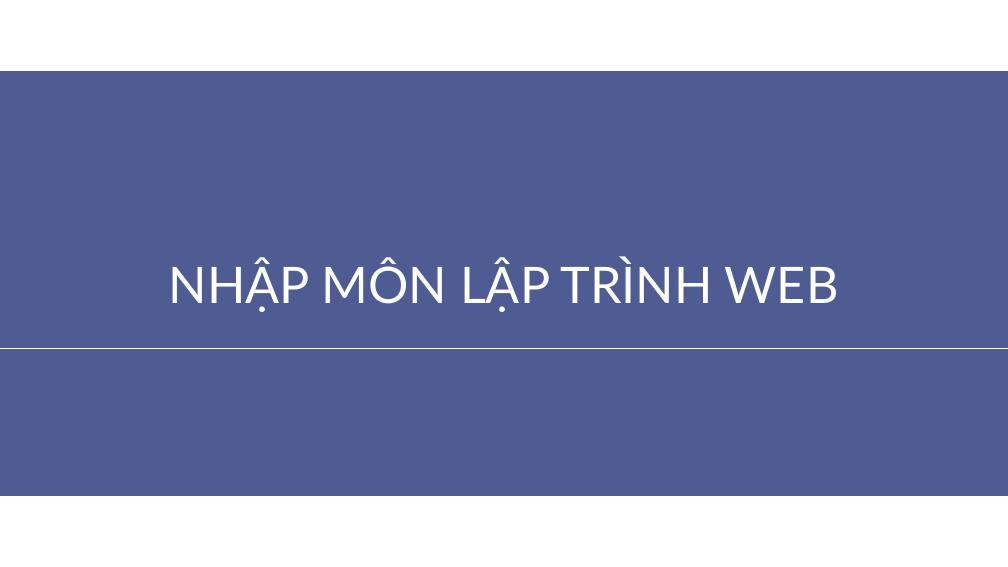
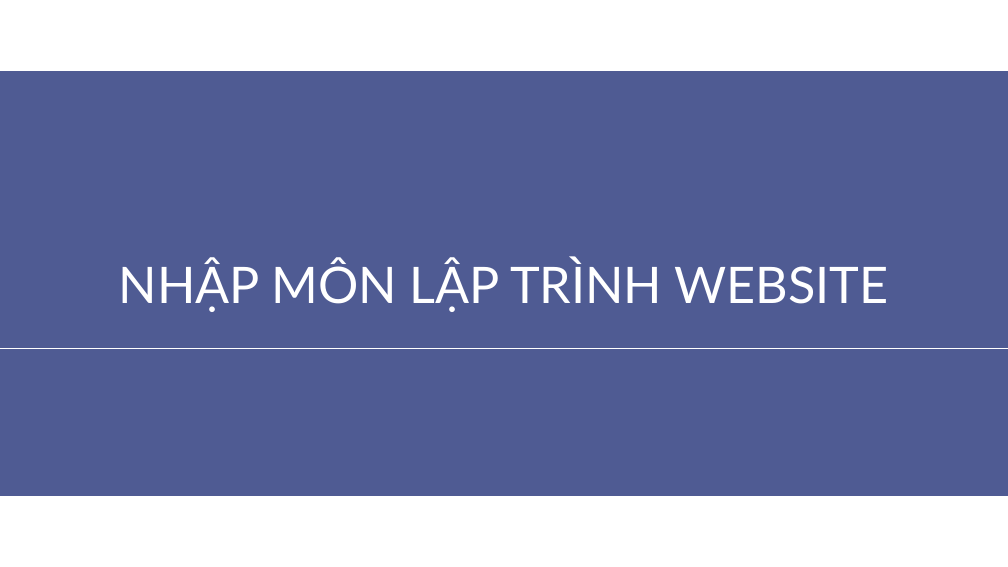
Before and after one commit to aptech-php/aptech-php-course, a slide deck: slide 1 of HTML-CSS-JS/nhap-mon-lap-trinh-web.pptx. Drawn at 1008x567 pixels with LibreOffice and Linux fonts; fonts in the diff are those of the drawing. Boxes give left, top, right and bottom in pixels: in the first picture for what was removed or moved away, otherwise in the second. Text is boxed around its words. In the diff, an @@ line names an element or a change of style, - is before the commit and + after.

```diff
--- a/HTML-CSS-JS/nhap-mon-lap-trinh-web.pptx
+++ b/HTML-CSS-JS/nhap-mon-lap-trinh-web.pptx
@@ text at [119, 259, 889, 311]: text changed @@
-NHẬP MÔN LẬP TRÌNH WEB
+NHẬP MÔN LẬP TRÌNH WEBSITE
```
Also in this commit, not shown: 7 other slides changed, 10 slides added, 17 other files.
